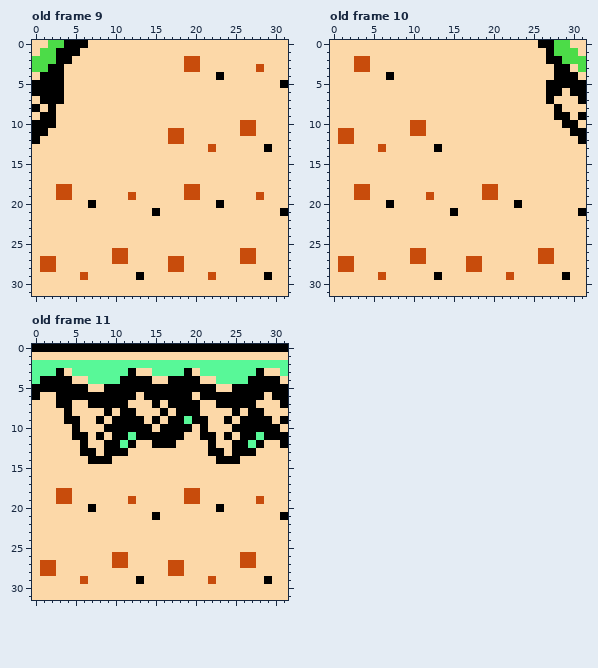
Two versions of one pixel-art file, Art/PlainSlopes.aseprite. That is the earlier state.
32x32 pixels, 14 frames. Colours within 5 levels of each other are drawn and written as one. Shown: old frame 9, old frame 10, old frame 11.
After the commit:
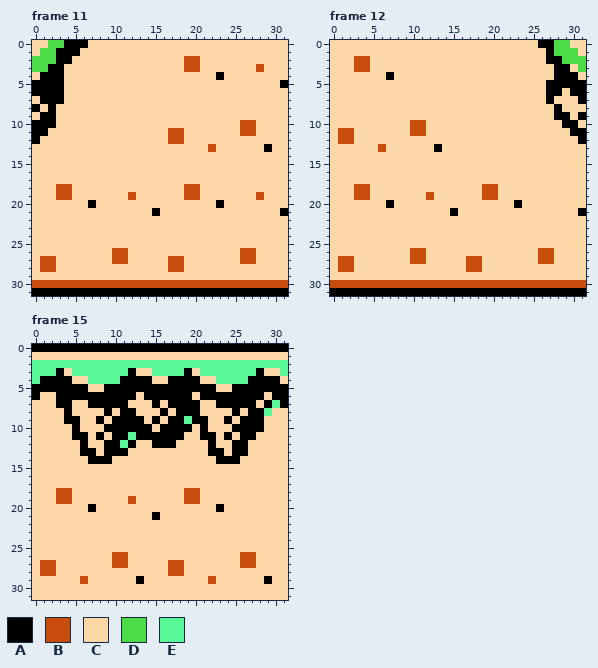
Palette (. is transparent): A #000000  B #c84c0c  C #fcd8a8  D #4cdc48  E #58f898
A new or re-ordered frame is compared with the old frame closest to it.
What changed:
frames 14 -> 17
Frame 11 is new; against old frame 9:
y 29: x 6 B -> C; x 13 A -> C; x 22 B -> C; x 29 A -> C
y 30: x 0..31 CCCCCCCCCCCCCCCCCCCCCCCCCCCCCCCC -> BBBBBBBBBBBBBBBBBBBBBBBBBBBBBBBB
y 31: x 0..31 CCCCCCCCCCCCCCCCCCCCCCCCCCCCCCCC -> AAAAAAAAAAAAAAAAAAAAAAAAAAAAAAAA
Frame 12 is new; against old frame 10: the same change as frame 11
Frame 15 is new; against old frame 11:
y 7: x 29..30 CC -> AE
y 8: x 29 C -> E
y 9: x 29 A -> C; x 31 A -> C
y 10: x 29..30 AA -> CC
y 11: x 28..31 EAAA -> CCCC
y 12: x 27..28 EA -> CC; x 31 A -> C
y 13: x 27 A -> C
y 19: x 28 B -> C
y 21: x 31 A -> C
